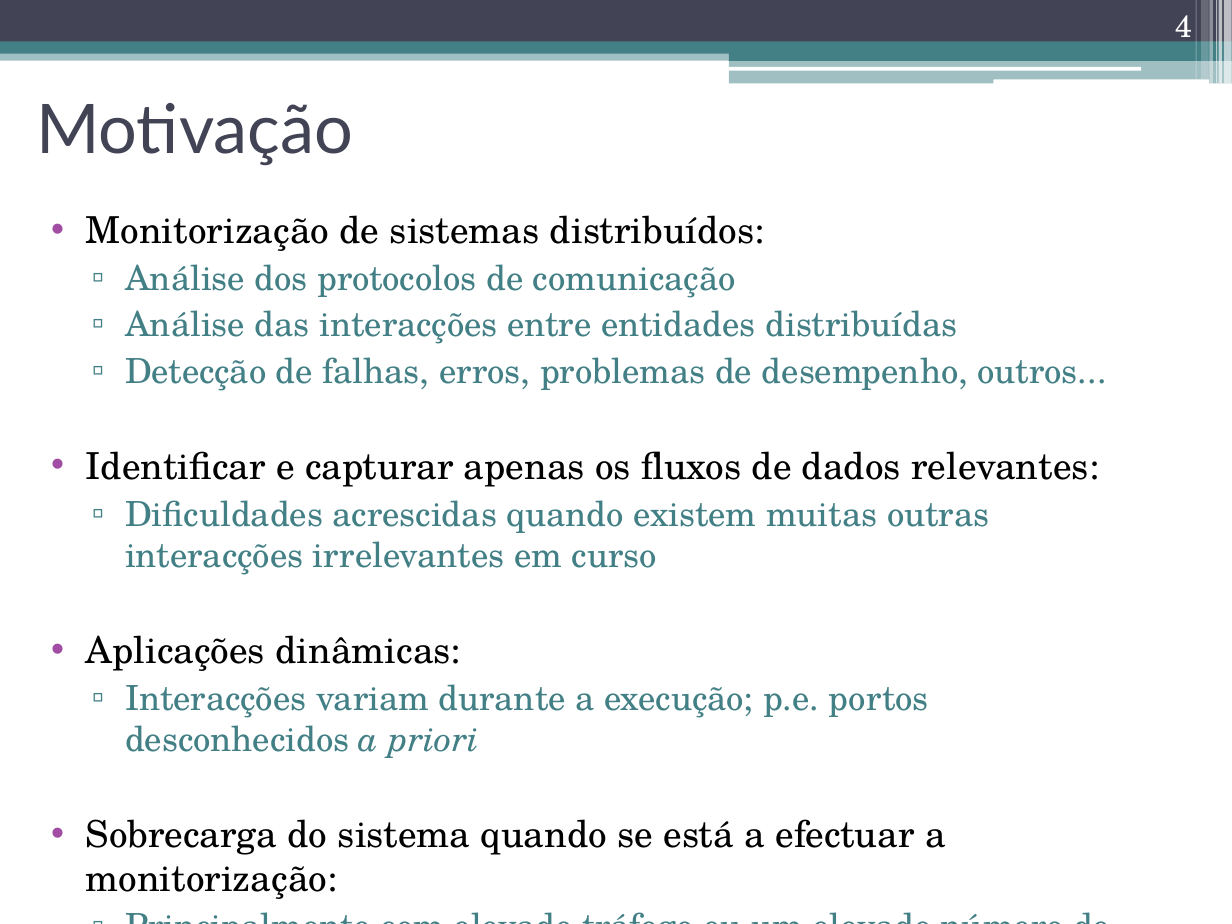
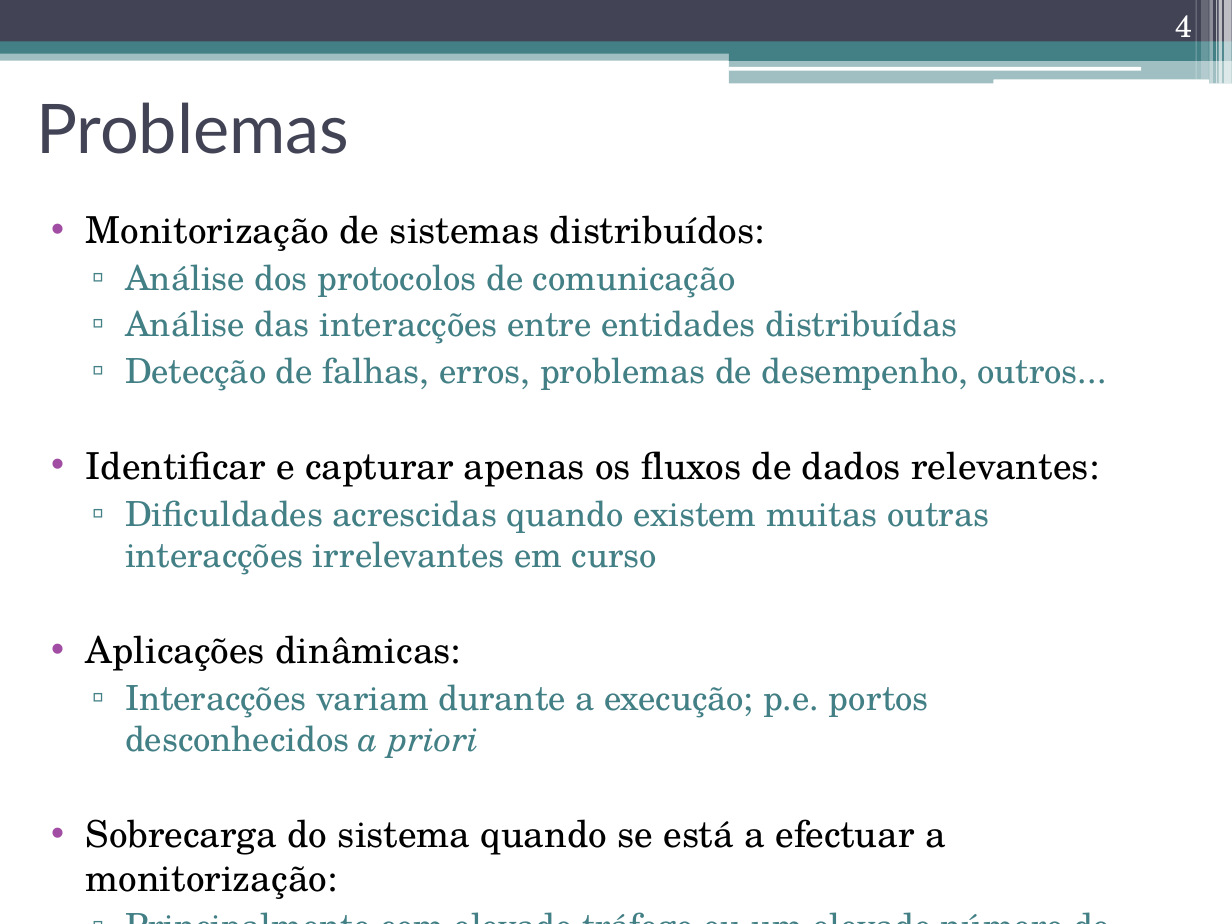
Before and after one commit to nunogmartins/cap_dissertation, a slide deck: slide 4 of doc/apresentacao_dissertacao.pptx. Drawn at 1232x924 pixels with LibreOffice and Linux fonts; fonts in the diff are those of the drawing. Boxes give left, top, right and bottom in pixels: in the first picture for what was removed or moved away, otherwise in the second. Text is boxed around its words. In the diff, an @@ line names an element or a change of style, - is before the commit and + after.

```diff
--- a/doc/apresentacao_dissertacao.pptx
+++ b/doc/apresentacao_dissertacao.pptx
@@ title at (x1=36, y1=102, x2=349, y2=154): text changed @@
-Motivação
+Problemas
```
Also in this commit, not shown: 1 other slide changed.
